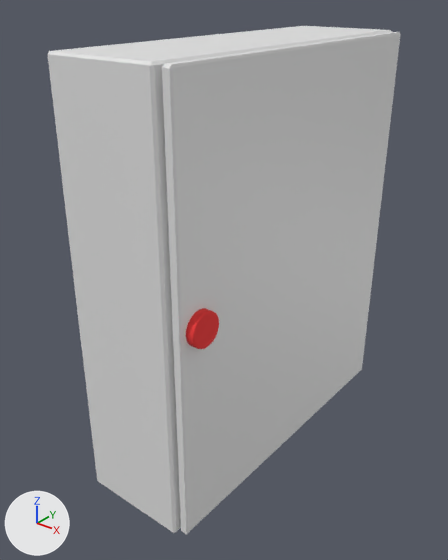
The FBX model Assets/Models/Flood/Objects/Electric_box.fbx, before and after one commit.
The view is the same before and after, from a camera (50 mm lens) standing at (-5.88, -15.35, 6.21) and looking at (-7.6, -13.2, 4.88). Lighting does not change. The marker at lower left points along +X, +Y and +Z. Where no turn or scale is listed for an object, it has been applied to the vertices.

Objects in the first picture: 'Electric_box', 'Electric_box_button', 'Electric_box_door'.
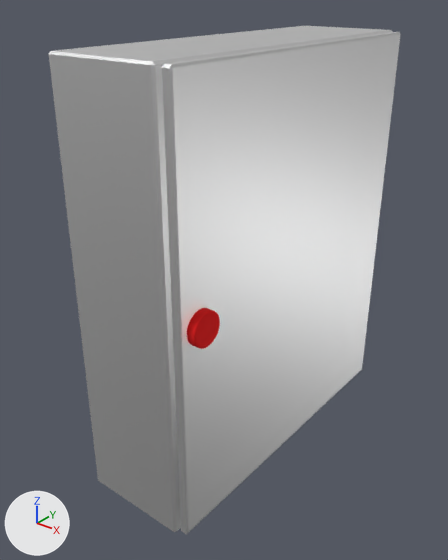
The newer file is also turned or shifted as a whole; pictures and numbers use the older file's frame.

What differs and where, as boxes [x1, y1, x2, y2] in the pictures (448 x 560 px):
```json
{"object": "Electric_box_door", "change": "surface changed", "before": [162, 32, 401, 534], "after": [162, 32, 401, 534]}
{"object": "Electric_box", "change": "deleted", "before": [47, 26, 392, 533]}
{"object": "Electric_box.001", "change": "now drawn", "after": [49, 26, 392, 532]}
{"object": "Electric_box_button", "change": "surface changed", "before": [186, 308, 220, 349], "after": [186, 308, 220, 349]}
```

Edits to the scene script, one JSON object a line:
```json
{"op": "set", "path": "mat_material__201.metallic", "old": "0.0", "new": "1.0"}
{"op": "set", "path": "mat_floor.metallic", "old": "0.0", "new": "1.0"}
{"op": "add", "block": "me_mesh_028_1", "code": ["me_mesh_028_1 = bpy.data.meshes.new('Mesh.028')", "me_mesh_028_1.from_pydata(...)  # 86 vertices, 84 faces; spans x -30.0..21.0, y -84.0..86.0, z -100.0..100.0", "me_mesh_028_1.materials.append(mat_floor)  # white #e7e7e7"]}
{"op": "set", "path": "ob_electric_box_001", "old": "bpy.data.objects.new('Electric_box.001', None)", "new": "bpy.data.objects.new('Electric_box.001', me_mesh_028_1)"}
{"op": "remove", "block": "ob_electric_box", "code": ["ob_electric_box = bpy.data.objects.new('Electric_box', me_mesh_028)", "ob_electric_box.location = (-7.767, -13.075, 4.977)"]}
```
